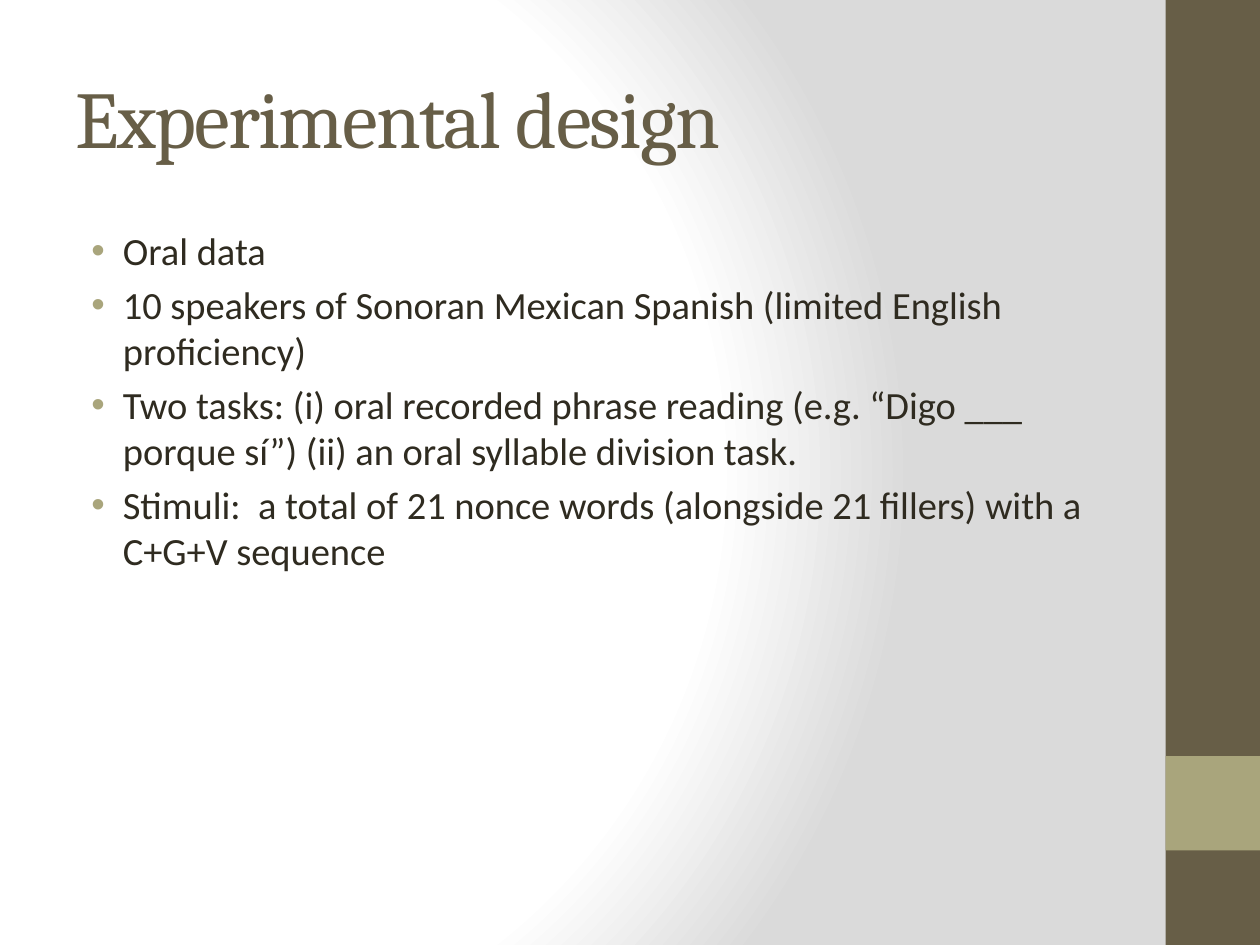
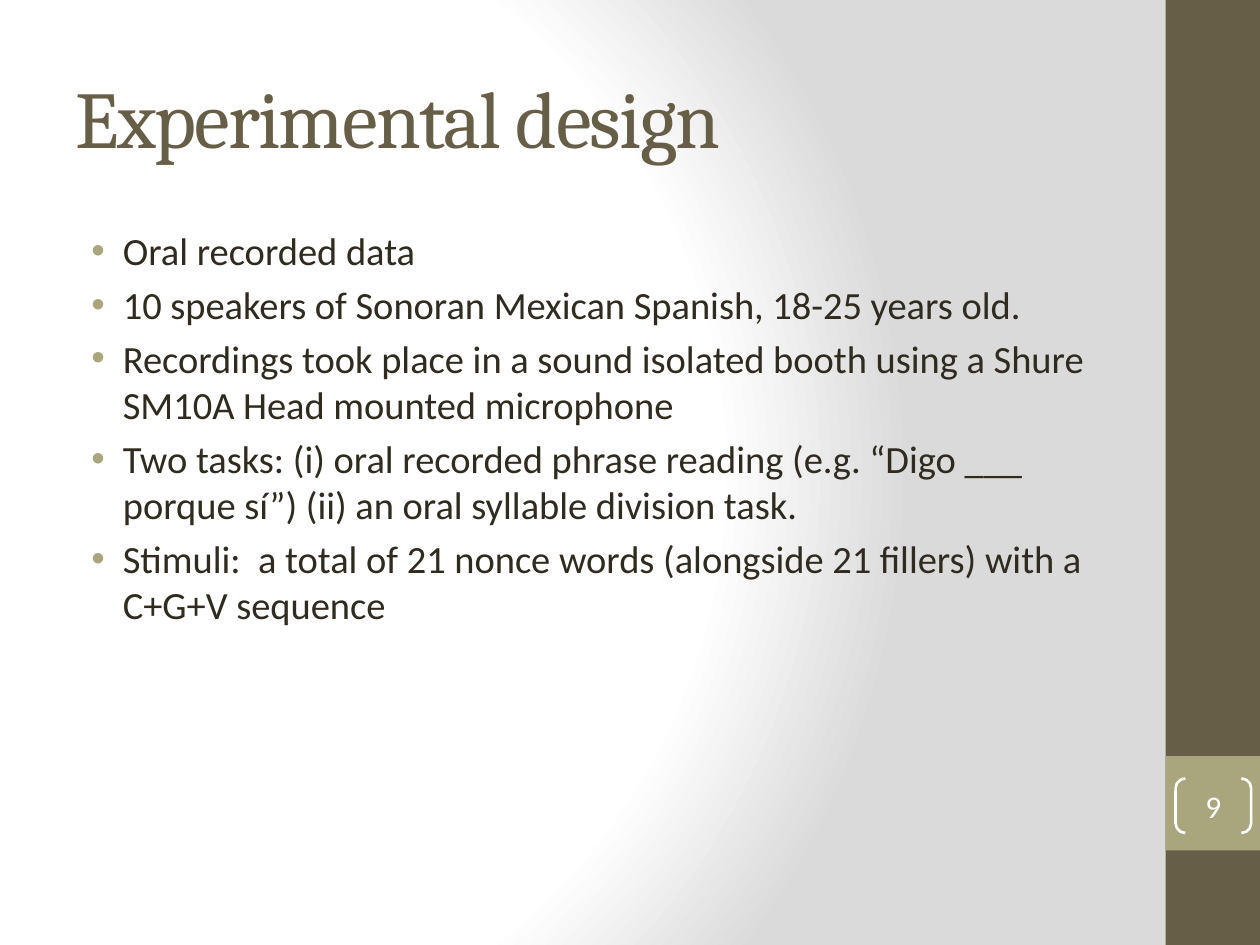
Before and after one commit to jvcasillas/glide_affiliation, a slide deck: slide 9 of Colina, Casillas & Díaz HLS 2018.pptx. Drawn at 1260x945 pixels with LibreOffice and Linux fonts; fonts in the diff are those of the drawing. Boxes give left, top, right and bottom in pixels: in the first picture for what was removed or moved away, otherwise in the second. Text is boxed around its words. In the diff, an @@ line names an element or a change of style, - is before the commit and + after.

```diff
--- a/Colina, Casillas & Díaz HLS 2018.pptx
+++ b/Colina, Casillas & Díaz HLS 2018.pptx
@@ text at box(123, 238, 1084, 426): text changed @@
-• Oral data
-• 10 speakers of Sonoran Mexican Spanish (limited English proficiency)
+• Oral recorded data
+• 10 speakers of Sonoran Mexican Spanish, 18-25 years old.
+• Recordings took place in a sound isolated booth using a Shure SM10A Head mounted microphone
@@ page number added at box(1176, 779, 1251, 833), outline #FFFFFF 1.5 pt, 18 pt, text #FFFFFF @@
+9
```
Also in this commit, not shown: 22 other slides changed, 6 slides added, 6 slides removed.
